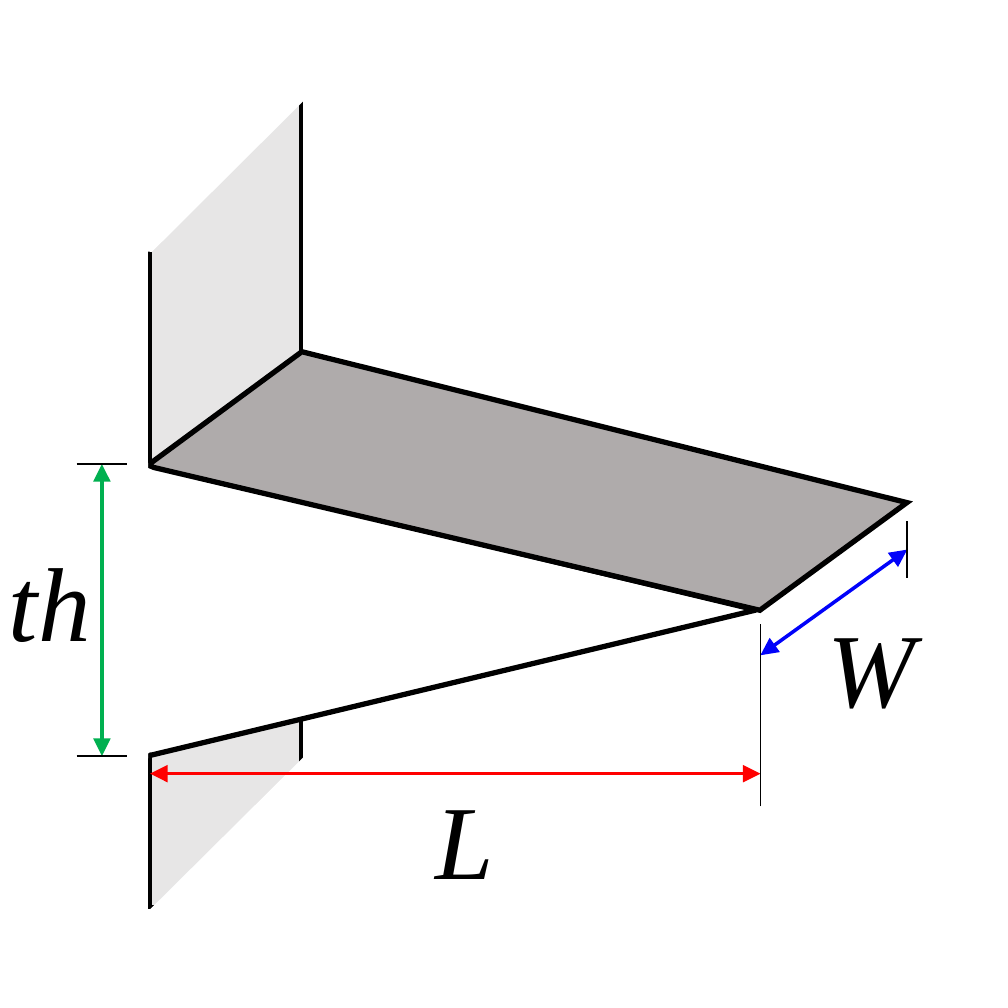
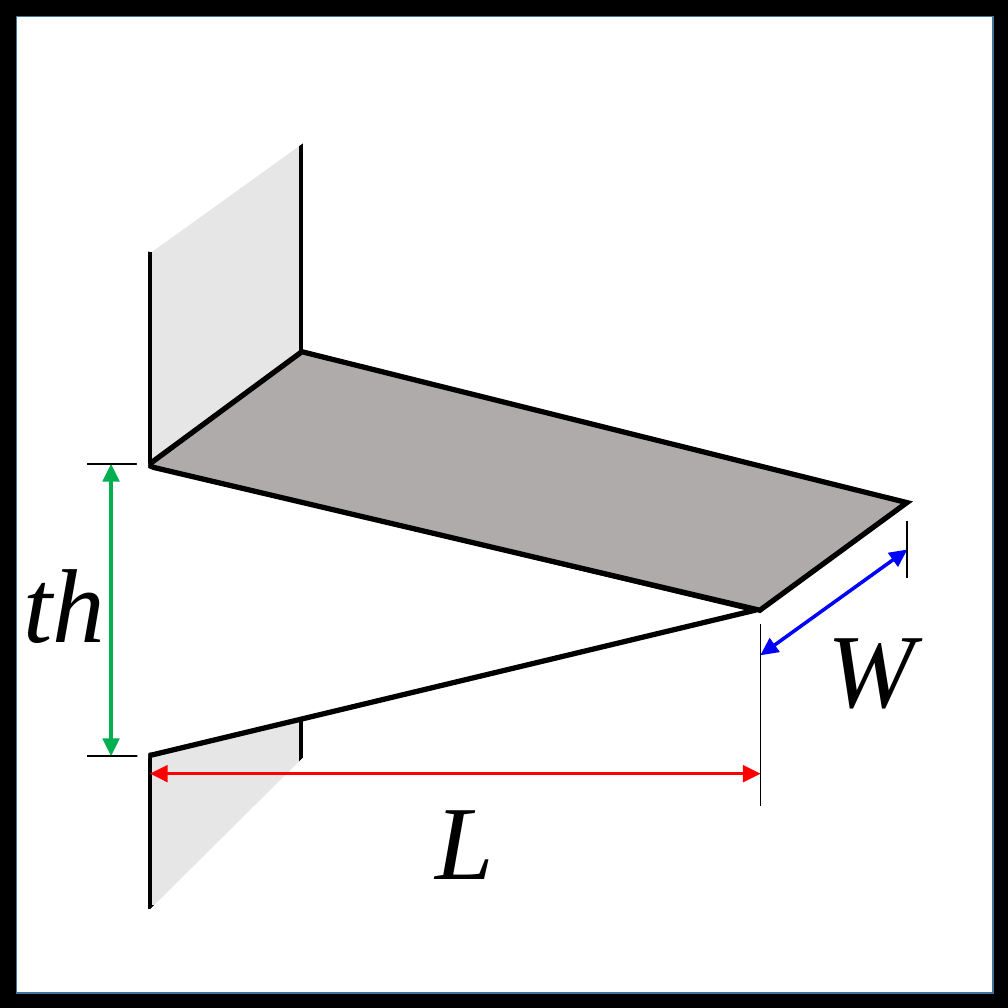
Before and after one commit to ORNL-Modelica/TRANSFORM-Library, a slide deck: slide 42 of TRANSFORM/Resources/Images/Icons.pptm. Drawn at 1008x1008 pixels with LibreOffice and Linux fonts; fonts in the diff are those of the drawing. Boxes give left, top, right and bottom in pixels: in the first picture for what was removed or moved away, otherwise in the second. Text is boxed around its words. In the diff, an @@ line names an element or a change of style, - is before the commit and + after.

```diff
--- a/TRANSFORM/Resources/Images/Icons.pptm
+++ b/TRANSFORM/Resources/Images/Icons.pptm
@@ rectangle added at box(0, 0, 1008, 1008), fill #000000 @@
@@ rectangle added at box(16, 16, 993, 993), fill #FFFFFF, outline #43739E 1 pt @@
@@ freeform shape: place and size @@
-freeform shape at box(134, 0, 407, 252)
+freeform shape at box(134, 60, 407, 252)
@@ 2 lines, 1 double arrow: place and size @@
-2 lines, 1 double arrow at box(77, 464, 127, 756)
+2 lines, 1 double arrow at box(87, 464, 137, 756)
@@ text "th": place and size @@
-text "th" at box(9, 568, 91, 642)
+text "th" at box(24, 569, 106, 643)
```
Also in this commit, not shown: 7 other slides changed, 53 other files.
